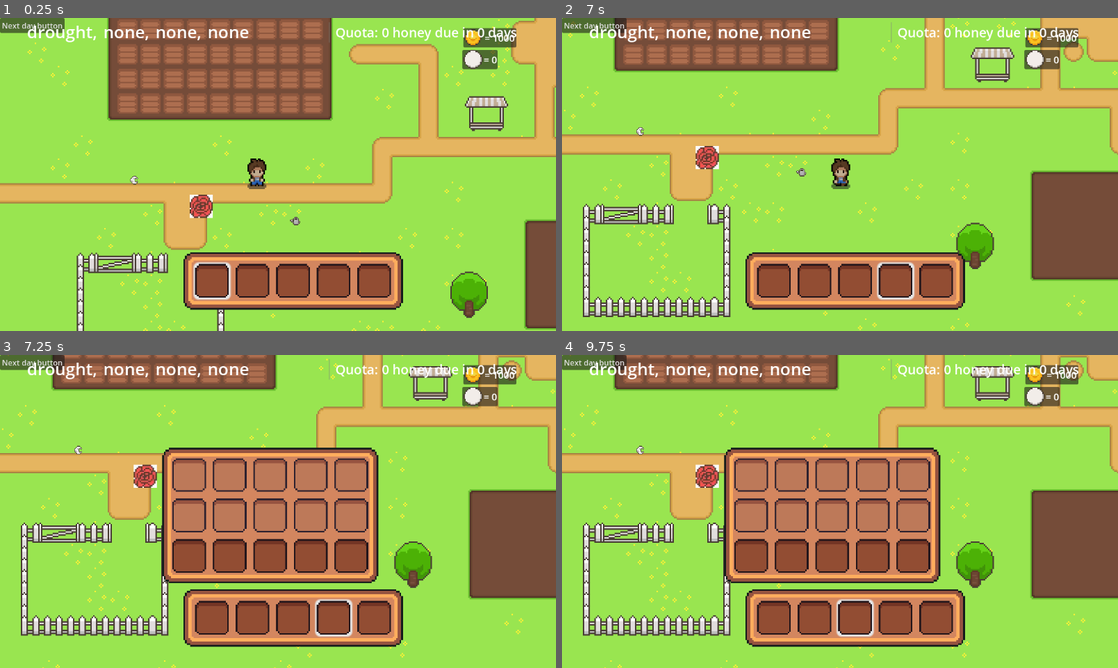
Above: before the commit, frames 1-4 (two rows, left to right).
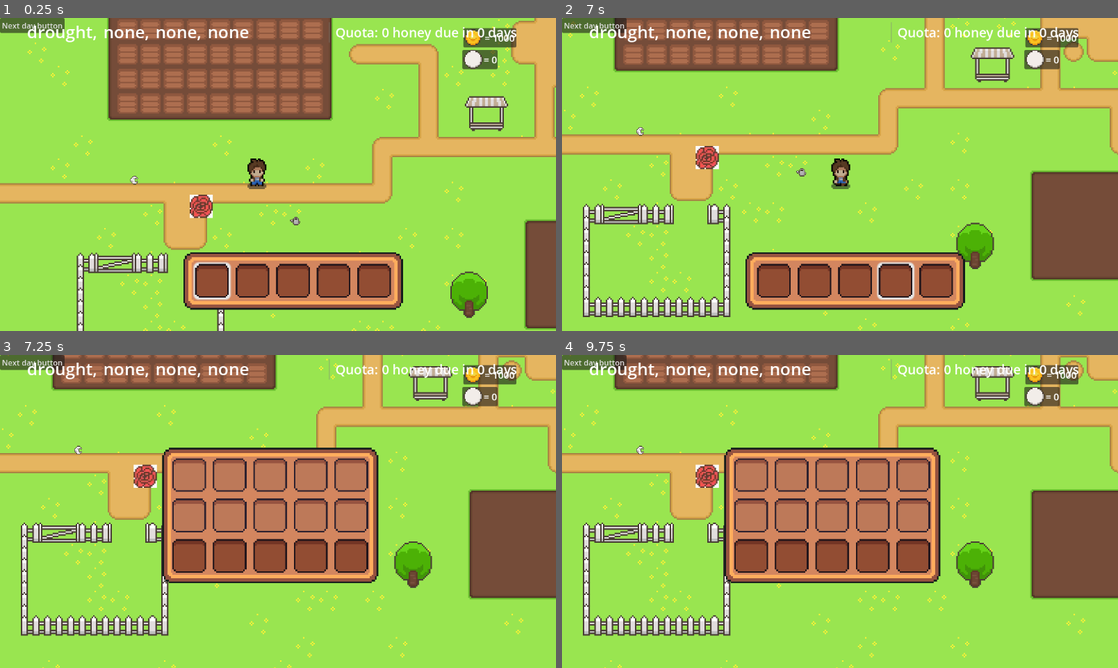
Above: after the commit, the same moments.

Repository: Puuggordo/SDD_Godot_Farming
Game: Godot game, scene res://world.tscn
Same seed, same stepped clock (60 frames per second), same inputs: the game is played once before the commit and once after it. The engine's default icon, where the game draws it, is replaced by a stand-in: a white triangle on a blue panel in a dark square.
Inputs (mouse positions are in pixels of both pictures, inside the frame that each line leads up to):
- Up to frame 1 (0.25 s): no input
- Up to frame 2 (7 s): click "Next day button" at 0.5 s; click "Next day button" at 1.25 s; drag from (689, 30) to (851, 30) at 2.02 s; tap Enter at 2.75, 5.75 s; drag from (712, 30) to (873, 30) at 2.77 s; tap Space at 3.5, 6.5 s; move the mouse to (734, 30) at 3.52 s; hold D (right) 3.53-4.25 s; hold Mouse wheel down (scroll_down) 3.53-4.25 s; click (734, 30) at 3.8 s; drag from (701, 30) to (673, 127) at 4.27 s; drag from (723, 30) to (867, 174) at 5.02 s; drag from (751, 30) to (634, 55) at 5.77 s; move the mouse to (773, 30) at 6.52 s; hold S (down) from 6.53 s (still down); hold Mouse wheel down (scroll_down) from 6.53 s (still down); click (773, 30) at 6.8 s
- Up to frame 3 (7.25 s): keep holding S (down); keep holding Mouse wheel down (scroll_down); tap E (toggle_inventory) at 7.15 s
- Up to frame 4 (9.75 s): release S (down) at 7.25 s; release Mouse wheel down (scroll_down) at 7.25 s; drag from (756, 433) to (701, 373) at 7.27 s; tap Enter at 8 s; move the mouse to (962, 495) at 8.02 s; press the mouse at (962, 495) at 8.03 s; hold W (up) 8.03-8.75 s; release the mouse at (962, 495) at 8.75 s; tap Space at 8.75 s; drag from (728, 527) to (723, 373) at 8.77 s; move the mouse to (895, 442) at 9.52 s; hold S (down) from 9.53 s (still down); hold Mouse wheel down (scroll_down) from 9.53 s (still down)

Frames 1-2 are identical in both runs. In frame 3, 7.2% of the frame differs, in the area x 33-73%, y 74-94%; in frame 4, 7.2%.

Commit message:
Using items in hotbar
Fixed bug when pausing with hotbar
Able to select items in hotbar and click on a soil plot to use it
Used items get removed once in inventory
Updated inventory to remove items when quantity hits 0

Diff:
--- a/Inventory/example_item.gd
+++ b/Inventory/example_item.gd
@@ -14,19 +14,12 @@
 		Global.add_item_to_inventory(item_data)
 
 
-func _on_area_2d_input_event(_viewport, _event, _shape_idx):
-	if Input.is_action_just_pressed("click"):
-		Global.mouse_in_use = true
-		selected = true
-
-
-func _physics_process(delta):
-	if selected:
-		global_position = global_position.lerp(get_global_mouse_position(),15 * delta)
-
-
-func _input(event):
-	if event is InputEventMouseButton:
-		if event.button_index == MOUSE_BUTTON_LEFT and !event.pressed:
-			Global.mouse_in_use = false
-			selected = false
+#func _on_area_2d_input_event(_viewport, _event, _shape_idx):
+	#if Input.is_action_just_pressed("click"):
+		#Global.mouse_in_use = true
+		#selected = true
+#
+#
+#func _physics_process(delta):
+	#if selected:
+		#global_position = global_position.lerp(get_global_mouse_position(),15 * delta)
--- a/Inventory/inventory_ui.gd
+++ /dev/null
@@ -1,11 +0,0 @@
-extends CanvasLayer
-
-@onready var inventory = $Inventory
-
-func _ready():
-	self.hide()
-
-func _input(event):
-	if event.is_action_pressed("toggle_inventory"):
-		self.visible = !self.visible
-		get_tree().paused = !get_tree().paused
--- a/Scripts/Global.gd
+++ b/Scripts/Global.gd
@@ -41,6 +41,15 @@
 func _ready():
 	inventory.resize(15)
 	shop_items.resize(3)
+
+func _process(delta):
+	for i in range(inventory.size()):
+		var slot = inventory[i]
+		if slot!= null and slot.quantity <= 0:
+			inventory.remove_at(i)
+			inventory.insert(i,null)
+			inventoryUpdate.emit()
+
 
 func add_item_to_shop(item:Item):
 	for i in range(shop_items.size()):
@@ -101,8 +110,7 @@
 		# If the items match
 		if slot != null and slot.item_name == item.item_name:
 			slot.quantity -= 1
-			if slot.quantity <= 0:
-				slot = null
+			print("minus")
 			# Send a singal to update the inventory
 			inventoryUpdate.emit()
 			return
--- a/Scripts/growing_zone.gd
+++ b/Scripts/growing_zone.gd
@@ -13,40 +13,60 @@
 @onready var plant_growth_animator = $plant_growing
 @onready var particle = $fertiliser_sprite
 
+var node_size = Vector2(16,16)
+var mouse_button_held = false
+
+
 func _ready():
 	plant_growth_animator.play("none")
-
+	#var rect_visual = ColorRect.new()
+	#rect_visual.color = Color(1, 0, 0, 0.5)  # Red color with 50% opacity
+	#rect_visual.position = Vector2(0, 0)  # Set to (0, 0) to align with the soil node's top-left corner	rect_visual.size = node_size  # Set the size to match the Rect2
+	#rect_visual.size = node_size  # Set the size to match the Rect2
+	#add_child(rect_visual) # Add the ColorRect as a child of the current node
 
 func _process(delta):
 	if Global.current_day == previous_day + 1:
 		previous_day = Global.current_day
 		if item_data != null and flower_alive and !flower_grown:
 			flower_affinities_handler()
-		var max_frames = plant_growth_animator.get_sprite_frames().get_frame_count("default")-1
+		var max_frames = plant_growth_animator.get_sprite_frames().get_frame_count("default") - 1
 		#print("max frames: ",max_frames)
 		#print("frame before: ",plant_growth_animator.frame)
 		if flower_alive and max_frames != 0:
-			plant_growth_animator.frame += 1*(growth_multiplier)
+			plant_growth_animator.frame += 1 * (growth_multiplier)
 			#print("frame after: ",plant_growth_animator.frame)
 			if plant_growth_animator.frame == max_frames:
 				flower_grown = true
 
+	if mouse_button_held and Global.hotbar_selected_item != null:
+		# Get the mouse position in global coordinates
+		var mouse_pos = get_global_mouse_position()
+		# Check if the mouse is over this specific soil plot
+		if is_mouse_over_soil(mouse_pos):
+			var item_data = Global.hotbar_selected_item
+			if item_data.type == "flower" and !flower_growing and !flower_grown:
+				Global.remove_item_from_inventory(item_data)
+				flower = item_data
+				plant_growth_animator.set_sprite_frames(item_data.growth_frames)
+				plant_growth_animator.play("default")
+				flower_growing = true
+				flower_alive = true
+			elif item_data.type == "fertiliser":
+				Global.remove_item_from_inventory(item_data)
+				fertiliser = item_data
+				if flower != null:
+					apply_fertiliser_effect()
 
-func _on_area_2d_area_entered(area):
-	var item_object = area.get_parent()
-	if "item_data" in item_object:
-		var item_data = item_object.item_data
-		#print(plant_growth_animator.get_sprite_frames().get_animation_names())
-		if item_data.type == "flower"  and !flower_growing and !flower_grown:
-			flower = item_data
-			plant_growth_animator.set_sprite_frames(item_data.growth_frames)
-			plant_growth_animator.play("default")
-			flower_growing = true
-			flower_alive = true
-		elif item_data.type == "fertiliser":
-			fertiliser = item_data
-			if flower != null:
-				apply_fertiliser_effect()
+
+func _input(event):
+	if event is InputEventMouseButton and event.button_index == MOUSE_BUTTON_LEFT:
+		mouse_button_held = event.pressed
+
+
+func is_mouse_over_soil(mouse_pos: Vector2) -> bool:
+	var soil_rect = Rect2(global_position, node_size)
+	return soil_rect.has_point(mouse_pos)
 
 
 func flower_affinities_handler():
@@ -93,7 +113,7 @@
 
 
 func _on_area_2d_input_event(_viewport, _event, _shape_idx):
-	if Input.is_action_pressed("click") and flower_grown and !Global.mouse_in_use:
+	if Input.is_action_pressed("click") and flower_grown:
 		flower_resource()
 		flower_exterminator()
 
--- /dev/null
+++ b/pause_node.gd
@@ -0,0 +1,8 @@
+extends Node
+
+func _input(event):
+	if event.is_action_pressed("toggle_inventory"):
+		$"../inventory_ui".visible = !$"../inventory_ui".visible
+		$"../UI/Hotbar".visible = !$"../UI/Hotbar".visible
+		get_tree().paused = false
+		get_viewport().set_input_as_handled()
--- a/scenes/farming/soil_container.tscn
+++ b/scenes/farming/soil_container.tscn
@@ -10,6 +10,7 @@
 columns = 9
 
 [node name="soil" parent="." instance=ExtResource("1_vfllu")]
+visible = false
 layout_mode = 2
 
 [node name="soil2" parent="." instance=ExtResource("1_vfllu")]
@@ -143,3 +144,6 @@
 
 [node name="soil45" parent="." instance=ExtResource("1_vfllu")]
 layout_mode = 2
+
+[node name="soil46" parent="." instance=ExtResource("1_vfllu")]
+layout_mode = 2
--- a/world.gd
+++ b/world.gd
@@ -5,6 +5,7 @@
 var early_game = [0.3, 0.1, 0.1, 0.1, 0]
 var mid_game = [0.1, 0.2, 0.15, 0.15, 0.1]
 var end_game = [0, 0.1, 0.1, 0.2, 0.3]
+var paused = false
 
 func difficulty_scaler(day):
 	if day <= 7:
@@ -47,6 +48,13 @@
 	$shop.hide()
 
 
+func _input(event):
+	if event.is_action_pressed("toggle_inventory"):
+		$inventory_ui.visible = !$inventory_ui.visible
+		$UI/Hotbar.visible = !$UI/Hotbar.visible
+		get_tree().paused = true
+
+
 func _on_nextday_button_pressed():
 	Global.current_day += 1
 	Global.weather_forcast.remove_at(0)
--- a/world.tscn
+++ b/world.tscn
@@ -12,11 +12,11 @@
 [ext_resource type="Script" path="res://Inventory/item.gd" id="12_sba0i"]
 [ext_resource type="PackedScene" uid="uid://cr5kago3mpv6w" path="res://Inventory/hotbar.tscn" id="13_mib65"]
 [ext_resource type="Resource" uid="uid://dyo1icmytxftu" path="res://flowers/rose_seed.tres" id="13_tkxlp"]
-[ext_resource type="Script" path="res://Inventory/inventory_ui.gd" id="14_d07n6"]
 [ext_resource type="PackedScene" uid="uid://ctxcpuh2fnlr0" path="res://Inventory/inventory.tscn" id="15_5ywqk"]
 [ext_resource type="PackedScene" uid="uid://bv0fuljgxr0k4" path="res://beehive.tscn" id="15_joaky"]
 [ext_resource type="PackedScene" uid="uid://cvsih7eyw8h0" path="res://Inventory/example_item.tscn" id="16_f7tpb"]
 [ext_resource type="PackedScene" uid="uid://baw5ncvwn45hw" path="res://weather/weather_forecast.tscn" id="16_n8gfj"]
+[ext_resource type="Script" path="res://pause_node.gd" id="17_i5ojm"]
 
 [sub_resource type="TileSetAtlasSource" id="TileSetAtlasSource_l2yna"]
 texture = ExtResource("1_7c0cg")
@@ -858,19 +858,19 @@
 atlas = ExtResource("1_7c0cg")
 region = Rect2(80, 80, 16, 16)
 
-[sub_resource type="Resource" id="Resource_fo3h1"]
+[sub_resource type="Resource" id="Resource_vgt7b"]
 resource_local_to_scene = true
 script = ExtResource("12_sba0i")
-quantity = 1
+quantity = 0
 item_name = "Snowdrop"
 type = "flower"
 item_texture = SubResource("AtlasTexture_8e3nq")
 max_stack = 8
-cost = 200
+cost = 50
 strengths = Array[String]([])
 weaknesses = Array[String]([])
-pollen_range_min = 10
-pollen_range_max = 6
+pollen_range_min = 6
+pollen_range_max = 10
 growth_frames = SubResource("SpriteFrames_5wiak")
 effect_pollen = 0.0
 effect_growth = 0.0
@@ -925,8 +925,8 @@
 [node name="GridContainer" parent="." instance=ExtResource("5_f4mds")]
 offset_left = 80.0
 offset_top = 46.0
-offset_right = 231.0
-offset_bottom = 133.0
+offset_right = 220.0
+offset_bottom = 127.0
 
 [node name="Player" parent="." instance=ExtResource("2_yyt5b")]
 z_index = 1
@@ -964,7 +964,7 @@
 
 [node name="ExampleItem" parent="." instance=ExtResource("16_f7tpb")]
 position = Vector2(93, 175)
-item_data = SubResource("Resource_fo3h1")
+item_data = SubResource("Resource_vgt7b")
 
 [node name="ExampleItem2" parent="." instance=ExtResource("16_f7tpb")]
 position = Vector2(139, 193)
@@ -1062,7 +1062,6 @@
 visible = false
 scale = Vector2(3.5, 3.5)
 transform = Transform2D(3.5, 0, 0, 3.5, 0, 0)
-script = ExtResource("14_d07n6")
 
 [node name="Inventory" parent="inventory_ui" instance=ExtResource("15_5ywqk")]
 offset_left = 96.0961
@@ -1076,6 +1075,10 @@
 [node name="Beehive" parent="." instance=ExtResource("15_joaky")]
 position = Vector2(324, 254)
 
+[node name="Pause_node" type="Node" parent="."]
+process_mode = 2
+script = ExtResource("17_i5ojm")
+
 [connection signal="body_entered" from="front/belowstall" to="front" method="_on_belowstall_body_entered"]
 [connection signal="body_entered" from="front/abovestall" to="front" method="_on_abovestall_body_entered"]
 [connection signal="body_entered" from="shop_area" to="." method="_on_shop_area_body_entered"]
